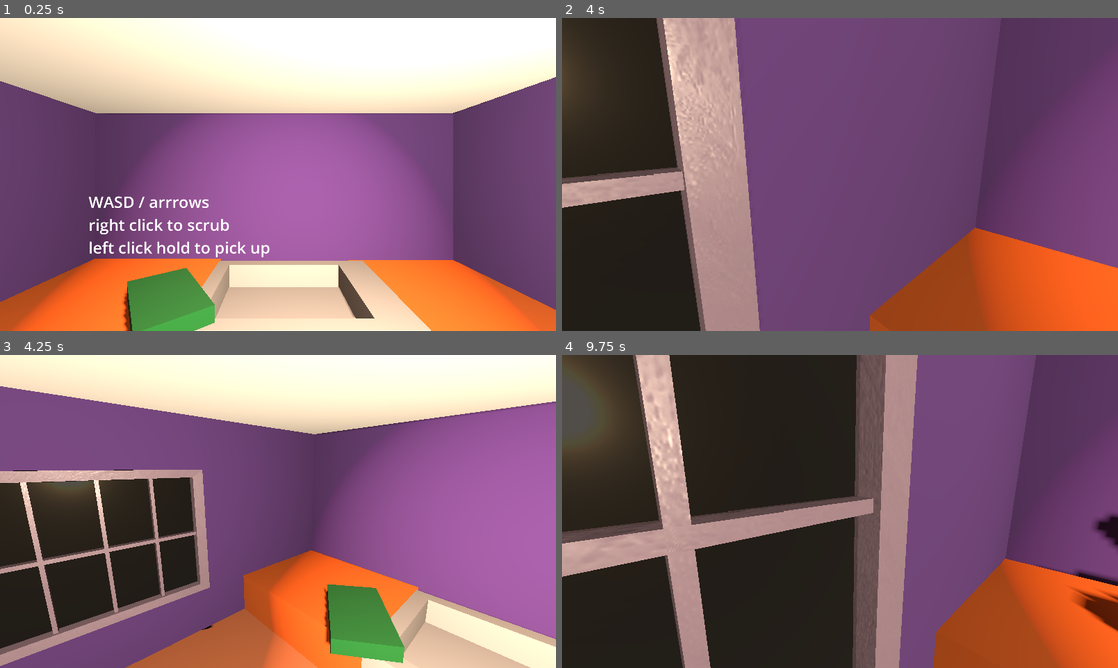
Above: before the commit, frames 1-4 (two rows, left to right).
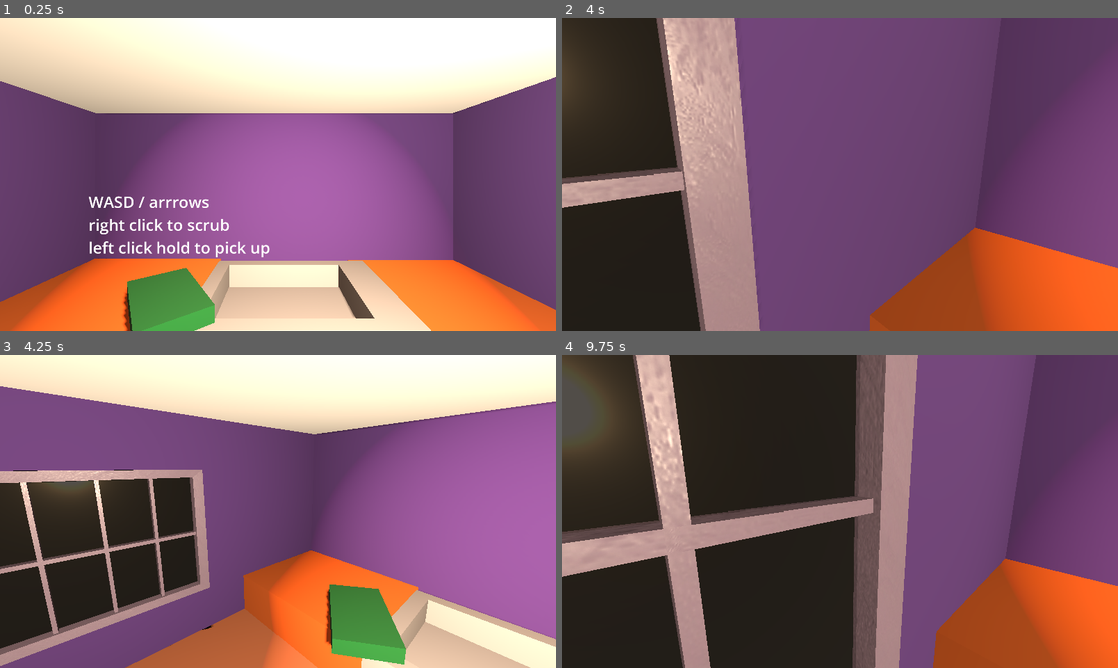
Above: after the commit, the same moments.

Repository: AKM372/STAR-Scholars-Project-2026
Game: Godot game, scene res://world.tscn
Two runs of this game, one before a commit and one after it. Both use one fixed random seed, a clock stepped at 60 frames per second and the inputs below. Video files are missing from this copy of the repository; at most half a second of black plays in their place. Sound files missing from this copy of the repository are replaced by a short silence.
Inputs (mouse positions are in pixels of both pictures, inside the frame that each line leads up to):
- Up to frame 1 (0.25 s): no input
- Up to frame 2 (4 s): tap Enter every 0.75 s from 0.5 to 2.75 s; move the mouse to (962, 158) at 0.52 s; hold Right (right) 0.53-1.28 s; hold T (testing) 0.53-1.28 s; click (962, 158) at 0.67 s; move the mouse to (812, 174) at 1.27 s; hold Up (forward) from 1.28 s (still down); click (812, 174) at 1.35 s; tap T (testing) at 1.55, 2.3, 2.85 s; move the mouse to (851, 168) at 2.02 s; hold Right mouse button (scrub) 2.03-2.78 s; move the mouse to (834, 180) at 2.77 s; move the mouse to (878, 177) at 3.52 s; hold T (testing) from 3.53 s (still down)
- Up to frame 3 (4.25 s): keep holding Up (forward); keep holding T (testing); tap R (reset) at 4.15 s
- Up to frame 4 (9.75 s): move the mouse to (795, 508) at 4.27 s; release T (testing) at 4.28 s; click (795, 508) at 4.35 s; tap T (testing) at 4.55, 5.3, 5.85, 7.55, 8.3, 8.85 s; move the mouse to (845, 511) at 5.02 s; hold Right mouse button (scrub) 5.03-5.78 s; move the mouse to (817, 505) at 5.77 s; release Up (forward) at 5.78 s; hold Right (right) 5.78-6.53 s; tap Enter at 6.5, 7.25 s; move the mouse to (867, 511) at 6.52 s; hold T (testing) 6.53-7.28 s; hold Up (forward) 6.53-8.78 s; move the mouse to (812, 511) at 7.27 s; click (812, 511) at 7.35 s; move the mouse to (851, 505) at 8.02 s; hold Right mouse button (scrub) 8.03-8.78 s; move the mouse to (834, 517) at 8.77 s; hold Left (left) 8.78-9.53 s; move the mouse to (878, 514) at 9.52 s; hold Up (forward) from 9.53 s (still down); hold T (testing) from 9.53 s (still down)

Frames 1-2 are identical in both runs. In frame 3, 0.3% of the frame differs, in the area x 58-73%, y 73-99%; in frame 4, 1.1%, in the area x 85-100%, y 50-89%.

Commit message:
In Progress Glitch Shader
The main float away glitch mechanic is supposed to reminicent to me of when my beat saber swords would drift away into the aether, but playtesters keep reading the glitch as a "red plate" that's "running away". I'm trying to reconfigure this so that it feels like the plate is actrually is floating away.

Diff:
--- /dev/null
+++ b/pixelate_glitch.gdshader
@@ -0,0 +1,70 @@
+shader_type spatial;
+
+uniform sampler2D dirt_tex : source_color;
+uniform bool use_dirt_tex = false;
+
+// Glitch intensity
+uniform float shake_power = 0.5;
+
+// Probability
+uniform float shake_rate : hint_range(0.0, 1.0) = 0.5;
+
+uniform float shake_speed = 5.0;
+
+// Hard to describe, change it and monitor result
+uniform float shake_block_size = 30.5;
+
+uniform float shake_color_rate : hint_range(0.0, 1.0) = 0.5;
+
+uniform sampler2D main_tex : filter_nearest, source_color;
+
+uniform vec4 base_color : source_color = vec4(1.0);
+
+varying float enable_shift;
+
+float random(float seed) {
+	return fract(sin(seed * 12345.678) * 43758.5453);
+}
+
+void vertex() {
+	float adjusted_time = mod(TIME, 5.0);
+	enable_shift = float(random(trunc(adjusted_time * shake_speed)) < shake_rate);
+	float offset_x = (random((trunc(VERTEX.y * shake_block_size) / shake_block_size) + adjusted_time) - 0.5) * shake_power * enable_shift;
+	VERTEX.x += offset_x;
+}
+
+void fragment() {
+    float adjusted_time = mod(TIME, 5.0);
+
+    vec2 fixed_uv;
+
+    // DirtSprite uses its own UVs (not SCREEN_UV)
+    fixed_uv = UV;
+
+    // Apply glitch offset
+    fixed_uv.x += (
+        random((trunc(fixed_uv.y * shake_block_size) / shake_block_size) + adjusted_time) - 0.5
+    ) * shake_power * enable_shift;
+
+    // Prevent UV from going out of bounds (fixes disappearing dirt)
+    fixed_uv = clamp(fixed_uv, vec2(0.0), vec2(1.0));
+
+    // Sample correct texture
+    vec4 pixel_color = use_dirt_tex
+        ? texture(dirt_tex, fixed_uv)
+        : texture(main_tex, fixed_uv);
+
+    // Color channel glitch
+    pixel_color.r = mix(
+        pixel_color.r,
+        texture(main_tex, fixed_uv + vec2(shake_color_rate, 0.0)).r,
+        enable_shift
+    );
+    pixel_color.b = mix(
+        pixel_color.b,
+        texture(main_tex, fixed_uv + vec2(-shake_color_rate, 0.0)).b,
+        enable_shift
+    );
+
+    ALBEDO = pixel_color.rgb * base_color.rgb;
+}
--- a/plate.tscn
+++ b/plate.tscn
@@ -1,6 +1,7 @@
 [gd_scene format=4 uid="uid://36bodevpebph"]
 
 [ext_resource type="Script" uid="uid://bp58fokg7exlq" path="res://plate_script.gd" id="1_s5yhh"]
+[ext_resource type="Shader" uid="uid://dnuny436uud5o" path="res://pixelate_glitch.gdshader" id="2_072o2"]
 [ext_resource type="PackedScene" uid="uid://u7tjrq2rnpy1" path="res://broken_plate.tscn" id="2_ffgcv"]
 [ext_resource type="ArrayMesh" uid="uid://doja3tu2ql8va" path="res://assets/SM_plate.obj" id="2_jcf13"]
 [ext_resource type="AudioStream" uid="uid://bptvv5ye5gyuk" path="res://sfx/dish_dropping.mp3" id="3_g4jty"]
@@ -30,11 +31,13 @@
 top_level = true
 collision_layer = 3
 collision_mask = 3
+gravity_scale = 1.4
 can_sleep = false
 freeze_mode = 1
 contact_monitor = true
 max_contacts_reported = 8
 script = ExtResource("1_s5yhh")
+glitch_shader = ExtResource("2_072o2")
 broken_plate_scene = ExtResource("2_ffgcv")
 
 [node name="MeshInstance3D" type="MeshInstance3D" parent="." unique_id=250967154]
--- a/plate_script.gd
+++ b/plate_script.gd
@@ -30,6 +30,9 @@
 #glitch mechanics
 signal cleaned
 var cleaned_num: int = 0
+@export var glitch_shader: Shader
+var glitch_material: ShaderMaterial
+
 
 #breaking
 @export var broken_plate_scene: PackedScene
@@ -42,6 +45,10 @@
 	if player:
 		player.interact_object.connect(_set_selected)
 	outlineMesh.visible = false
+
+	 # prepare glitch material
+	glitch_material = ShaderMaterial.new()
+	glitch_material.shader = glitch_shader
 
 	_setup_material()
 
@@ -58,9 +65,9 @@
 
 	# glitch visual + sponge-detection lockout
 	if held and player.is_glitched:
-		_set_plate_color(glitch_color)
+		_apply_glitch_material()
 	else:
-		_set_plate_color(normal_color)
+		_apply_normal_material()
 
 	if displayed_dirt != dirt_amount and DirtSprite.visible and player.scrubbing:
 		displayed_dirt = move_toward(displayed_dirt, dirt_amount, fade_speed * delta)
@@ -137,7 +144,13 @@
 	plate_material = mat
 	plate_material.albedo_color = normal_color
 
-func _set_plate_color(color: Color) -> void:
-	var mat = plate_color.get_surface_override_material(0)
-	if mat:
-		mat.albedo_color = color
+func _apply_glitch_material() -> void:
+	if plate_color.get_surface_override_material(0) != glitch_material:
+		glitch_material.set_shader_parameter("base_color", plate_material.albedo_color)
+		plate_color.set_surface_override_material(0, glitch_material)
+	DirtSprite.material_override = glitch_material
+
+func _apply_normal_material() -> void:
+	if plate_color.get_surface_override_material(0) != plate_material:
+		plate_color.set_surface_override_material(0, plate_material)
+	DirtSprite.material_override = null
--- a/player.gd
+++ b/player.gd
@@ -44,8 +44,9 @@
 @export var glitch_check_interval := 3.0   # how often we re-roll while NOT glitched
 @export var glitch_min_radius := 0.8       # must be > scrub_radius (0.3)
 @export var glitch_max_radius := 1.4
-@export var glitch_recover_min := 2.0      # seconds before auto-reset
-@export var glitch_recover_max := 6.0
+@export var glitch_recover_min := 4.0      # seconds before auto-reset
+@export var glitch_recover_max := 8.0
+var shake_time := 0.0
 @export var world: Node3D
 @onready var glitch_rect: ColorRect = $"../CanvasLayer/GlitchScreen"
 signal glitch_ends
@@ -64,7 +65,21 @@
 
 	# keep held objects glued to their markers every frame
 	if pickedObject:
-		pickedObject.global_transform = hand_marker.global_transform.translated_local(glitch_offset)
+		var target_transform = hand_marker.global_transform.translated_local(glitch_offset)  # <-- defined here
+
+		if is_glitched:
+			shake_time += delta * 2
+			var shake_offset = Vector3(
+				sin(shake_time * 1.3),
+				sin(shake_time * 2.1) * 0.5,
+				sin(shake_time * 1.7)
+			) * 0.03
+
+			target_transform = target_transform.translated_local(shake_offset)
+			target_transform = target_transform.rotated_local(Vector3.RIGHT, sin(shake_time * 1.9) * deg_to_rad(5))
+			target_transform = target_transform.rotated_local(Vector3.FORWARD, sin(shake_time * 2.3) * deg_to_rad(5))
+
+		pickedObject.global_transform = target_transform
 
 #animates the scrub animation
 	if offhandObject:
@@ -130,7 +145,7 @@
 		scrub_held = false
 
 	if event.is_action_pressed('testing'):
-		world._spawn_new_plates()
+		_start_glitch(glitch_min_radius, glitch_min_radius + 0.2)
 		print('testing')
 
 func _physics_process(delta: float) -> void:
@@ -218,7 +233,7 @@
 		return
 	pickedObject.collision_shape_3d.disabled = false
 	pickedObject.freeze = false
-	pickedObject = null
+	_clear_picked_object()
 
 func _drop_sponge() -> void:
 	if not offhandObject:
@@ -251,7 +266,7 @@
 		# throw — disruptive, rare
 		if pickedObject:
 			_throw_object(pickedObject)
-			pickedObject = null
+			_clear_picked_object()
 		print('5')
 	else:
 		# plate rain — rarest, most disruptive
@@ -262,7 +277,7 @@
 
 #defines the glitch offset
 func _start_glitch(min_r: float, max_r: float) -> void:
-	var angle := randf() * TAU
+	var angle := randf_range(-PI, 0)
 	var radius := randf_range(min_r, max_r)
 	var target_offset = Vector3(cos(angle), 0, sin(angle)) * radius
 
@@ -270,15 +285,20 @@
 	glitch_recover_timer = randf_range(glitch_recover_min, glitch_recover_max)
 
 	var tween = create_tween()
-	tween.set_ease(Tween.EASE_IN_OUT)
-	tween.set_trans(Tween.TRANS_SINE)
-	tween.tween_property(self, "glitch_offset", target_offset, 0.6)
+	tween.set_ease(Tween.EASE_OUT_IN)
+	tween.set_trans(Tween.TRANS_LINEAR)
+	tween.tween_property(self, "glitch_offset", target_offset, glitch_recover_timer)
 
 func _reset_glitch() -> void:
 	glitch_offset = Vector3.ZERO
 	is_glitched = false
 	glitch_check_timer = 0.0
 	glitch_recover_timer = 0.0
+
+func _on_glitch_ends() -> void:
+	if not holding:
+		_place_object(pickedObject)
+		pickedObject = null
 
 func _blackout_and_drop() -> void:
 	if not pickedObject:
@@ -303,7 +323,9 @@
 		original_volume,
 		blackout_fade_time)
 
-func _on_glitch_ends() -> void:
-	if not holding:
-		_place_object(pickedObject)
-		pickedObject = null
+func _clear_picked_object() -> void:
+	pickedObject = null
+	is_glitched = false
+	glitch_offset = Vector3.ZERO
+	glitch_check_timer = 0.0
+	glitch_recover_timer = 0.0
Not shown, changed: export_presets.cfg
Not shown, added: pixelate_glitch.gdshader.uid
